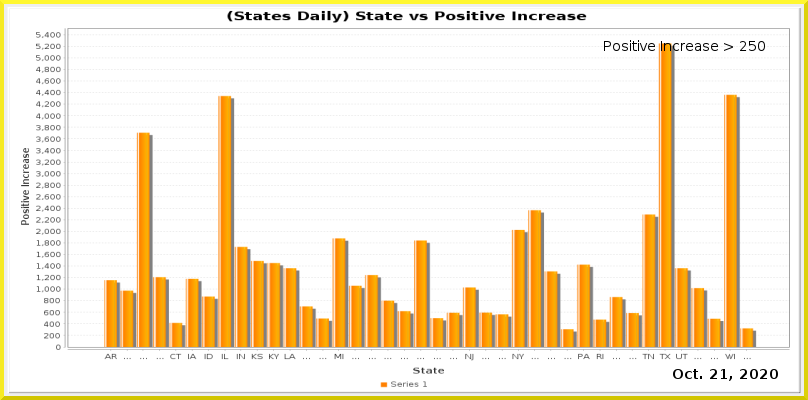
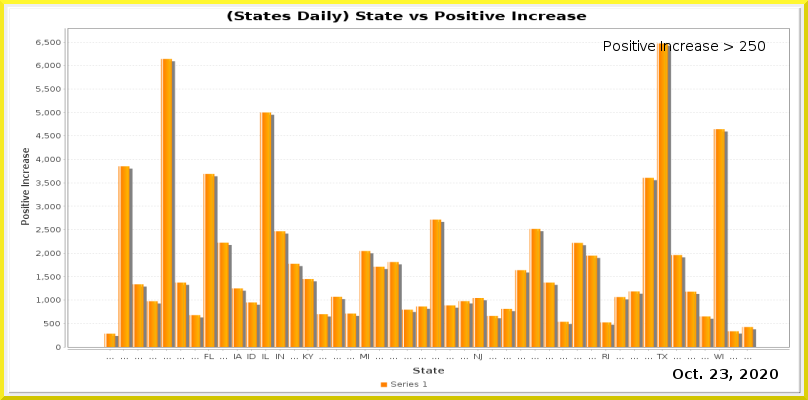
Layer changes from the first (808, 400) image to the second:
painted on "Current Date" over (720, 369, 728, 379)
painted on "Date_vs_TestIncrease.png" over (36, 32, 790, 361)
